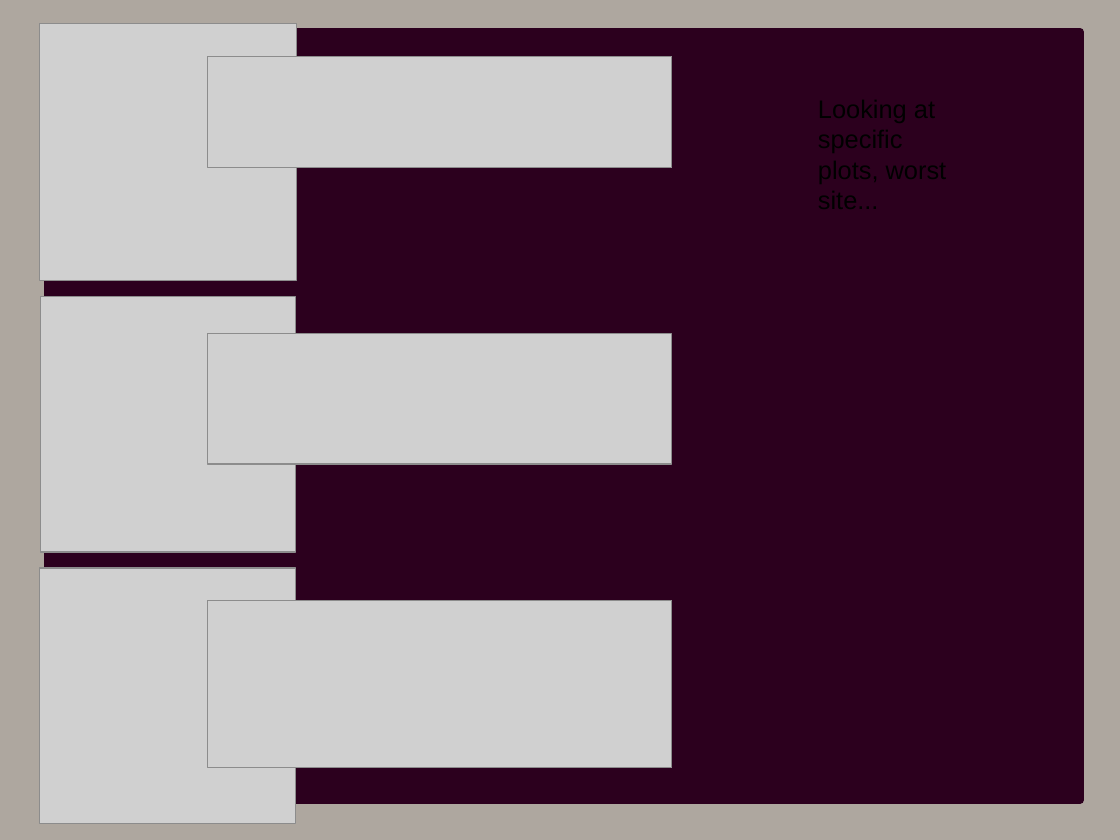
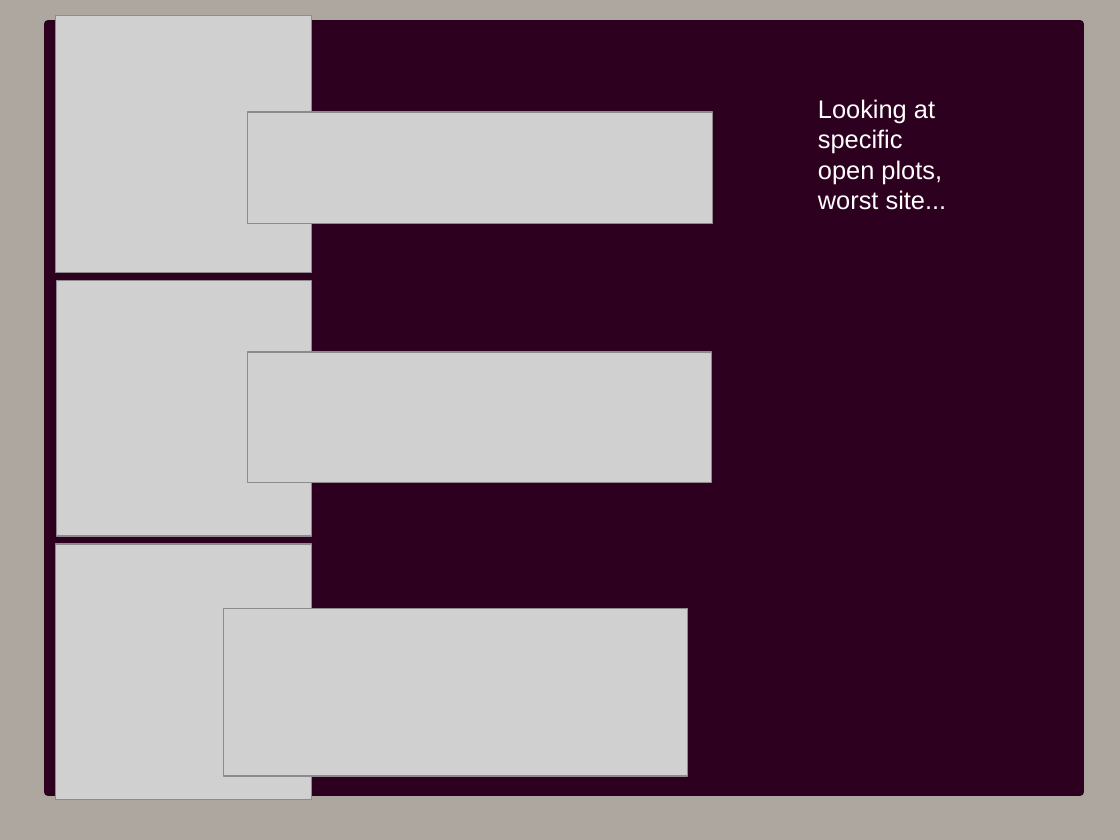
Before and after one commit to PetraGuy/CMEECourseWork, a slide deck: slide 10 of CMEEMainProject/Talk1.odp. Drawn at 1120x840 pixels with LibreOffice and Linux fonts; fonts in the diff are those of the drawing; grey boxes stand for pictures. Boxes give left, top, right and bottom in pixels: in the first picture for what was removed or moved away, otherwise in the second. Text is boxed around its words. In the diff, an @@ line names an element or a change of style, - is before the commit and + after.

```diff
--- a/CMEEMainProject/Talk1.odp
+++ b/CMEEMainProject/Talk1.odp
@@ rectangle: place and size @@
-rectangle at [48,32,1080,800]
+rectangle at [48,24,1080,793]
@@ picture: place and size @@
-picture at [40,24,296,281]
+picture at [56,16,312,272]
@@ picture: place and size @@
-picture at [207,56,672,168]
+picture at [248,112,712,224]
@@ text added at [818,99,947,210], 18 pt, text #FFFFFF @@
+Looking at specific open plots, worst site...
@@ picture: place and size @@
-picture at [41,297,296,552]
+picture at [57,281,312,536]
@@ picture: place and size @@
-picture at [208,334,673,464]
+picture at [248,352,712,482]
@@ picture: place and size @@
-picture at [40,568,296,824]
+picture at [56,544,312,800]
@@ picture: place and size @@
-picture at [207,601,672,768]
+picture at [224,608,688,775]
```
Also in this commit, not shown: 5 other slides changed, 2 slides added, 1 slide removed, 13 other files.
